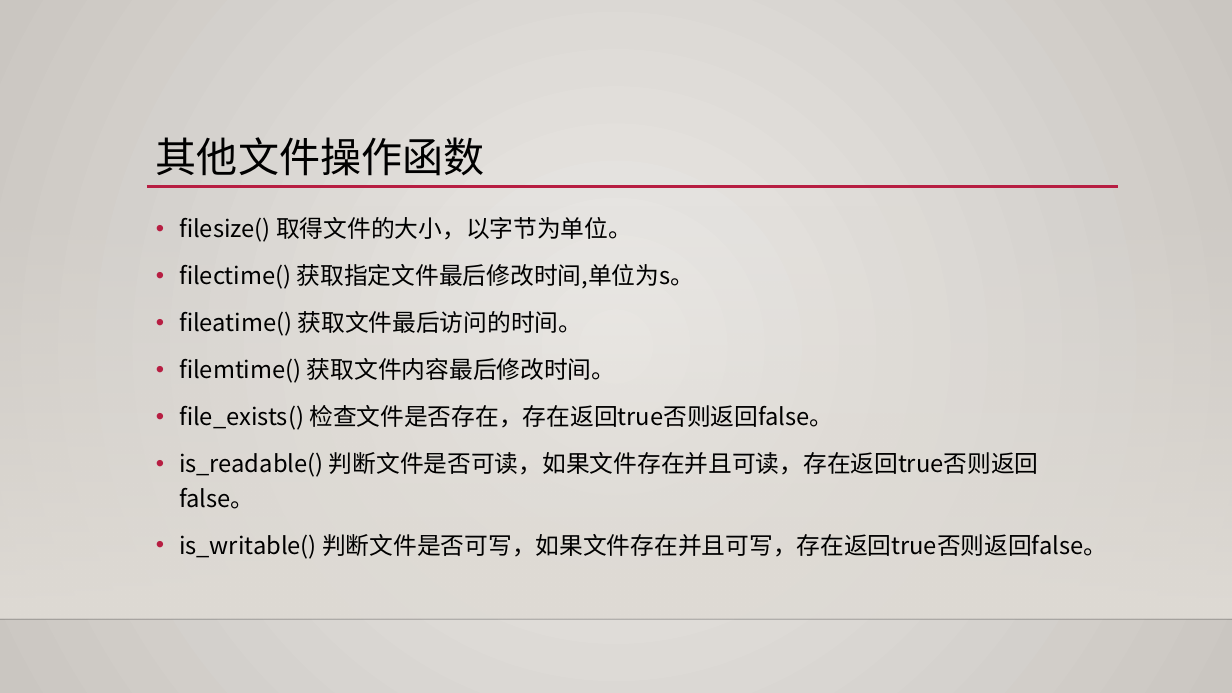
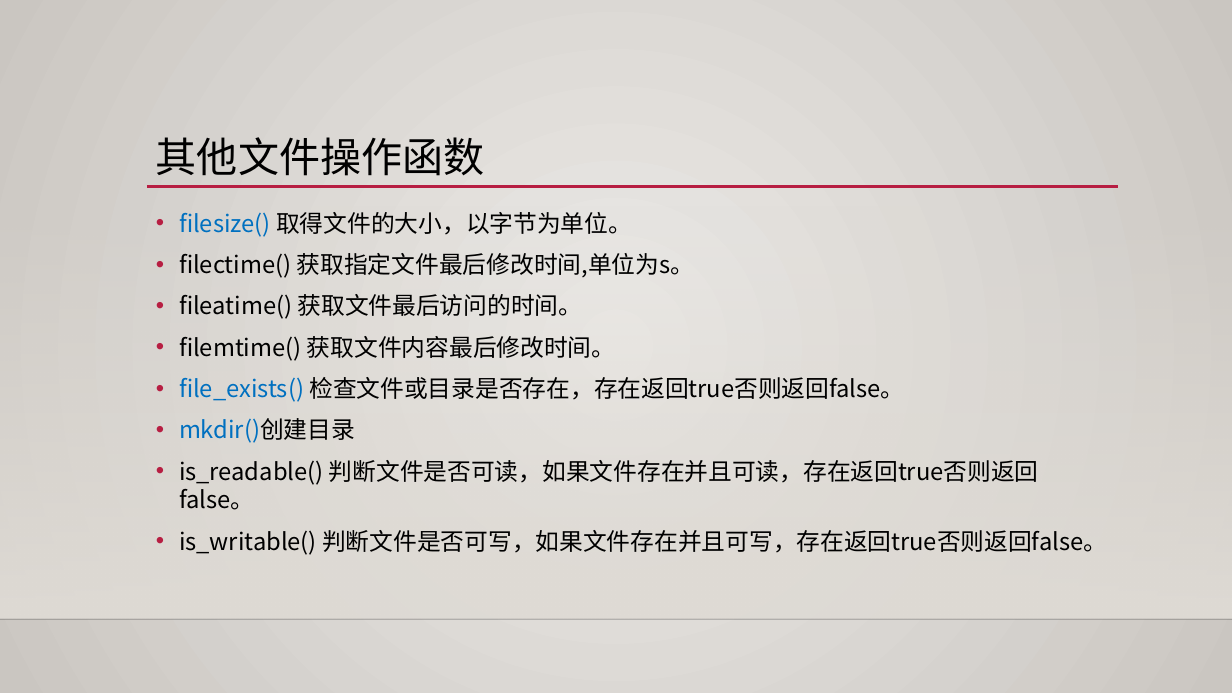
Before and after one commit to dougaoyang/phplearning, a slide deck: slide 11 of 学习资料/php文件操作.pptx. Drawn at 1232x693 pixels with LibreOffice and Linux fonts; fonts in the diff are those of the drawing; background and template pictures are left out. Boxes give left, top, right and bottom in pixels: in the first picture for what was removed or moved away, otherwise in the second. Text is boxed around its words. In the diff, an @@ line names an element or a change of style, - is before the commit and + after.

Commit message:
文件,命名空间

```diff
--- a/学习资料/php文件操作.pptx
+++ b/学习资料/php文件操作.pptx
@@ text at [179, 212, 1107, 555]: text colour #000000 to #0070C0 in "filesize()"; line spacing 1.2 to 1 @@
@@ text at [179, 377, 904, 443]: text changed @@
-• file_exists() 检查文件是否存在，存在返回true否则返回false。
+• file_exists() 检查文件或目录是否存在，存在返回true否则返回false。
+• mkdir()创建目录
```
Also in this commit, not shown: 19 other files.
